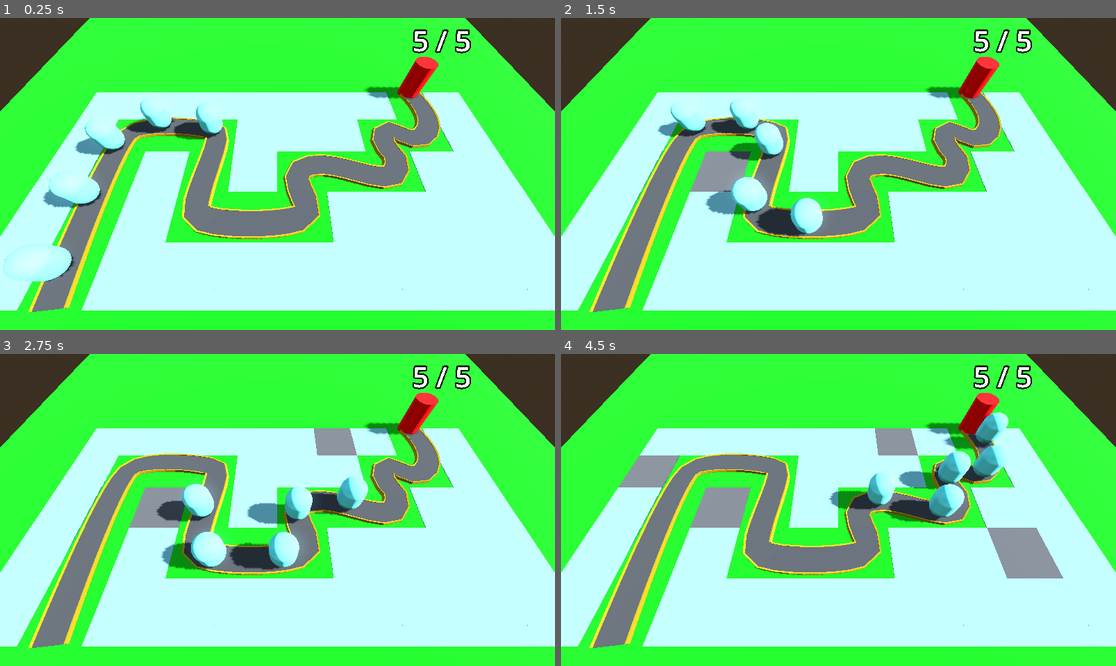
Above: before the commit, frames 1-4 (two rows, left to right).
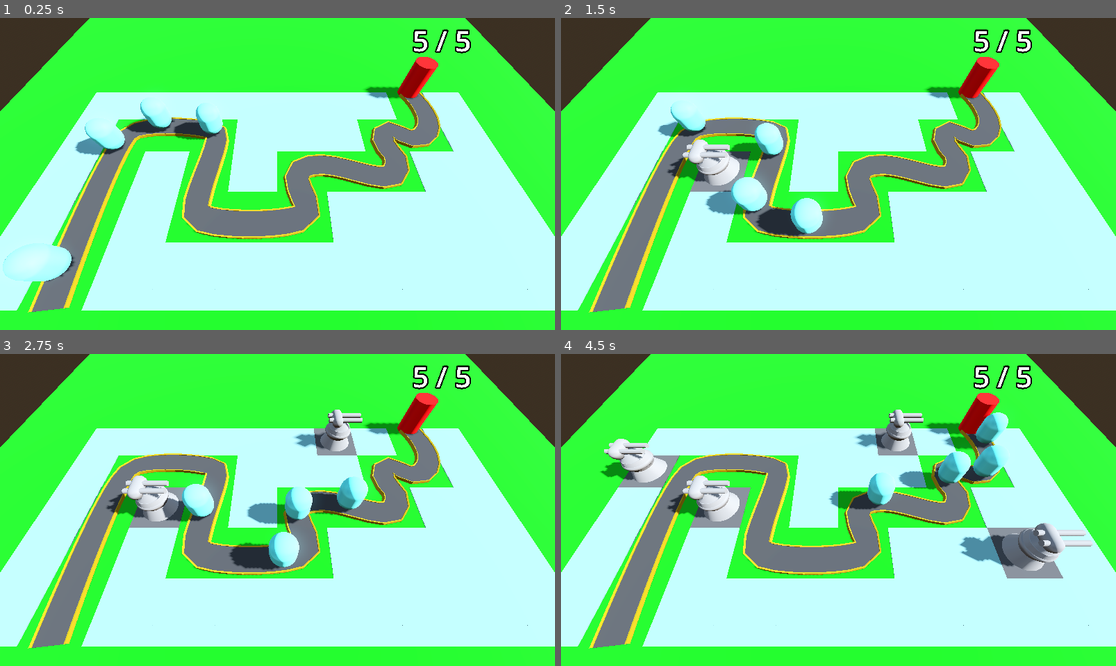
Above: after the commit, the same moments.

Repository: LunarOrbital/Barbarian-Blaster
Game: Godot game, scene res://Scenes/base_level.tscn
Same seed, same stepped clock (60 frames per second), same inputs: the game is played once before the commit and once after it.
Inputs (mouse positions are in pixels of both pictures, inside the frame that each line leads up to):
- Up to frame 1 (0.25 s): no input
- Up to frame 2 (1.5 s): move the mouse to (960, 158) at 0.52 s; click (960, 158) at 0.6 s; move the mouse to (727, 189) at 1.27 s; click (727, 189) at 1.35 s
- Up to frame 3 (2.75 s): move the mouse to (333, 441) at 2.02 s; click (333, 441) at 2.1 s
- Up to frame 4 (4.5 s): move the mouse to (810, 572) at 2.77 s; click (810, 572) at 2.85 s; move the mouse to (1005, 556) at 3.52 s; click (1005, 556) at 3.6 s; move the mouse to (672, 463) at 4.27 s; click (672, 463) at 4.35 s

The runs differ from the first frame. In frame 1, 0.6% of the frame differs, in the area x 7-19%, y 50-62%; in frame 2, 1.6%; in frame 3, 3.0%; in frame 4, 5.9%, in the area x 7-96%, y 17-70%.

Commit message:
Added turret spawning

Diff:
--- a/Scenes/base_level.tscn
+++ b/Scenes/base_level.tscn
@@ -1,9 +1,10 @@
-[gd_scene load_steps=13 format=3 uid="uid://dngke2s5k2n2l"]
+[gd_scene load_steps=14 format=3 uid="uid://dngke2s5k2n2l"]
 
 [ext_resource type="MeshLibrary" uid="uid://duqk0iwub5l5k" path="res://Scenes/MeshLibraries/space_library.tres" id="1_5gpc1"]
 [ext_resource type="PackedScene" uid="uid://y4t2jrewf66j" path="res://Scenes/enemy.tscn" id="2_5s04l"]
 [ext_resource type="PackedScene" uid="uid://bk6sqs6u5pcdc" path="res://Scenes/base.tscn" id="3_577fb"]
 [ext_resource type="PackedScene" uid="uid://bgoigm7pqb45p" path="res://Scenes/ray_picker_camera.tscn" id="4_l7ey7"]
+[ext_resource type="PackedScene" uid="uid://bu4gqqbruv80t" path="res://turret_manager.tscn" id="5_0f2sa"]
 
 [sub_resource type="ProceduralSkyMaterial" id="ProceduralSkyMaterial_i06e5"]
 sky_horizon_color = Color(0.66224277, 0.6717428, 0.6867428, 1)
@@ -109,14 +110,10 @@
 material = SubResource("StandardMaterial3D_l7ey7")
 
 [node name="Enemy" parent="EnemyPath\'" instance=ExtResource("2_5s04l")]
-transform = Transform3D(-0.10806946, 0, 0.99412787, 0, 1, 0, -0.99412787, 0, -0.10806946, 11.986502, 0, 13.961822)
-
-[node name="Enemy2" parent="EnemyPath\'" instance=ExtResource("2_5s04l")]
-transform = Transform3D(-0.067041434, 0, 0.9977344, 0, 1, 0, -0.9977344, 0, -0.067041434, 7.005297, 0, 14.390315)
-progress = 5.0
+transform = Transform3D(-0.108069465, 0, 0.9941279, 0, 1, 0, -0.9941279, 0, -0.108069465, 11.986502, 0, 13.961822)
 
 [node name="Enemy3" parent="EnemyPath\'" instance=ExtResource("2_5s04l")]
-transform = Transform3D(0.0008159304, 0, 0.9999833, 0, 1, 0, -0.9999833, 0, 0.0008159304, 2.0097446, 0, 14.585394)
+transform = Transform3D(0.0008159302, 0, 0.999983, 0, 1, 0, -0.999983, 0, 0.0008159302, 2.0097446, 0, 14.585394)
 progress = 10.0
 
 [node name="Enemy4" parent="EnemyPath\'" instance=ExtResource("2_5s04l")]
@@ -130,7 +127,10 @@
 [node name="Base" parent="." instance=ExtResource("3_577fb")]
 transform = Transform3D(1, 0, 0, 0, 1, 0, 0, 0, 1, -7.9193506, 0, -14.29299)
 
-[node name="RayPickerCamera" parent="." node_paths=PackedStringArray("gridMap") instance=ExtResource("4_l7ey7")]
+[node name="RayPickerCamera" parent="." node_paths=PackedStringArray("gridMap", "turret_manager") instance=ExtResource("4_l7ey7")]
 transform = Transform3D(-1.49011585e-08, -0.86602545, 0.49999994, -2.5809566e-08, 0.49999994, 0.86602545, -1, 8.881784e-16, -2.980232e-08, 11, 15, 0)
 current = true
 gridMap = NodePath("../GridMap")
+turret_manager = NodePath("../TurretManager")
+
+[node name="TurretManager" parent="." instance=ExtResource("5_0f2sa")]
--- a/Scenes/turret.tscn
+++ b/Scenes/turret.tscn
@@ -16,7 +16,7 @@
 
 [sub_resource type="CylinderMesh" id="CylinderMesh_6spbj"]
 top_radius = 1.0
-height = 0.4
+height = 0.6
 
 [sub_resource type="CapsuleMesh" id="CapsuleMesh_pulj5"]
 
@@ -44,7 +44,7 @@
 mesh = SubResource("TorusMesh_hskch")
 
 [node name="TurretRotor" type="MeshInstance3D" parent="TurretBase/MeshInstance3D2"]
-transform = Transform3D(1.0000001, 1.2156942e-14, 2.9802322e-08, -2.036897e-14, 1, 0, -2.9802322e-08, -7.1054274e-15, 1.0000001, 0, -0.4000001, 3.4969133e-08)
+transform = Transform3D(1.0000001, 1.2156942e-14, 2.9802322e-08, -2.036897e-14, 1, 0, -2.9802322e-08, -7.1054274e-15, 1.0000001, 0, -0.50000024, 4.3711424e-08)
 mesh = SubResource("CylinderMesh_6spbj")
 
 [node name="TurrentHinge" type="MeshInstance3D" parent="TurretBase/MeshInstance3D2/TurretRotor"]
--- a/Scripts/ray_picker_camera.gd
+++ b/Scripts/ray_picker_camera.gd
@@ -1,6 +1,7 @@
 extends Camera3D
 @onready var ray_cast_3d: RayCast3D = $RayCast3D
 @export var gridMap : GridMap
+@export var turret_manager : TurretManager
 func _process(_delta: float) -> void:
 	var mouse_position : Vector2 = get_viewport().get_mouse_position()
 	ray_cast_3d.target_position= project_local_ray_normal(mouse_position) * 100
@@ -14,5 +15,9 @@
 				Input.set_default_cursor_shape(Input.CURSOR_POINTING_HAND)
 				if (Input.is_action_just_pressed("click")):
 					gridMap.set_cell_item(cell, 1)
+					var tile_position = gridMap.map_to_local(cell)
+					turret_manager.build_turret(tile_position)
+			else:
+				Input.set_default_cursor_shape(Input.CURSOR_ARROW)
 	else:
 		Input.set_default_cursor_shape(Input.CURSOR_ARROW)
--- /dev/null
+++ b/turret_manager.gd
@@ -0,0 +1,8 @@
+extends Node3D
+class_name TurretManager
+@export var turret : PackedScene
+
+func build_turret(newV3) -> void:
+	var newTurret = turret.instantiate()
+	add_child(newTurret)
+	newTurret.global_position = newV3
--- /dev/null
+++ b/turret_manager.tscn
@@ -0,0 +1,8 @@
+[gd_scene load_steps=3 format=3 uid="uid://bu4gqqbruv80t"]
+
+[ext_resource type="Script" uid="uid://cmwr4sonvld37" path="res://turret_manager.gd" id="1_0bsbv"]
+[ext_resource type="PackedScene" uid="uid://4tsorewm31c7" path="res://Scenes/turret.tscn" id="2_cc34e"]
+
+[node name="TurretManager" type="Node3D"]
+script = ExtResource("1_0bsbv")
+turret = ExtResource("2_cc34e")
Not shown, added: turret_manager.gd.uid
